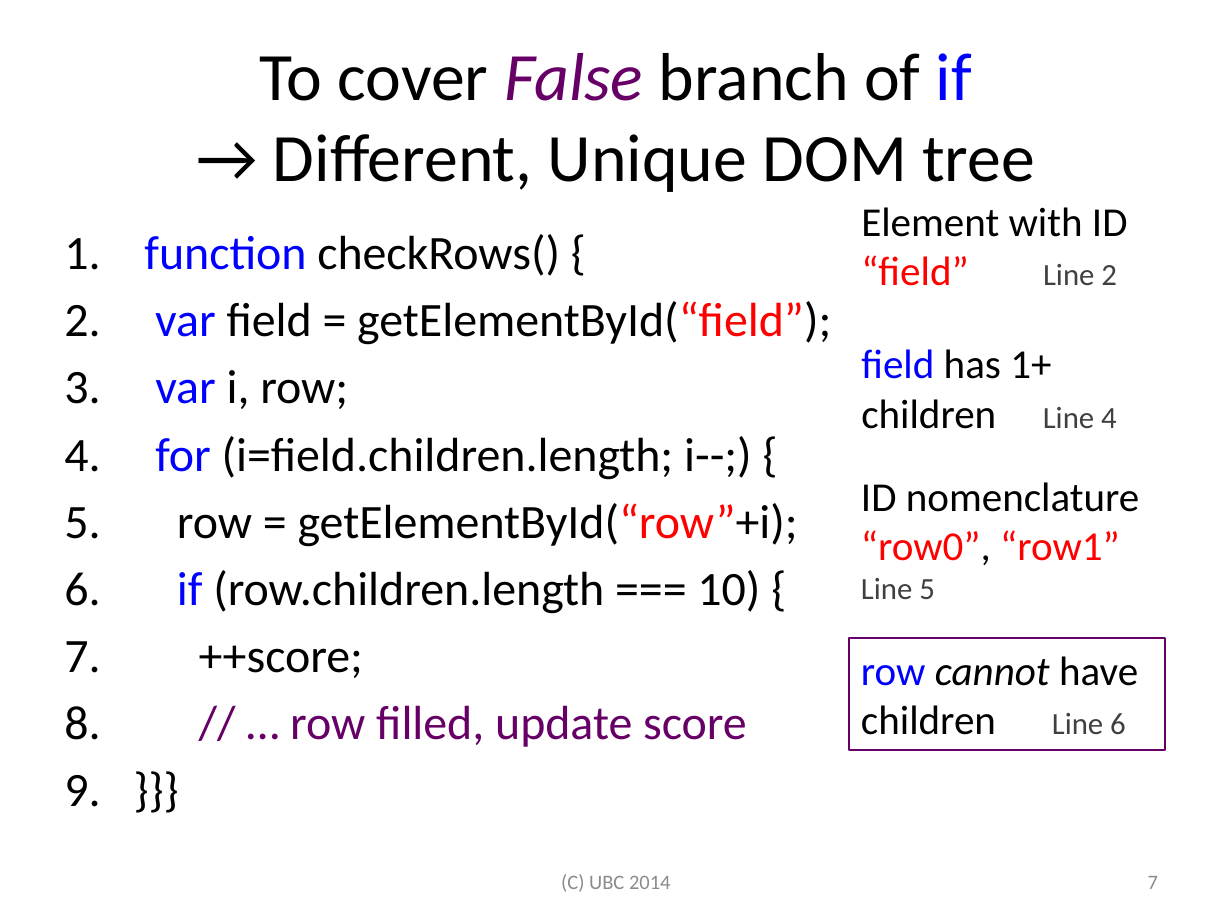
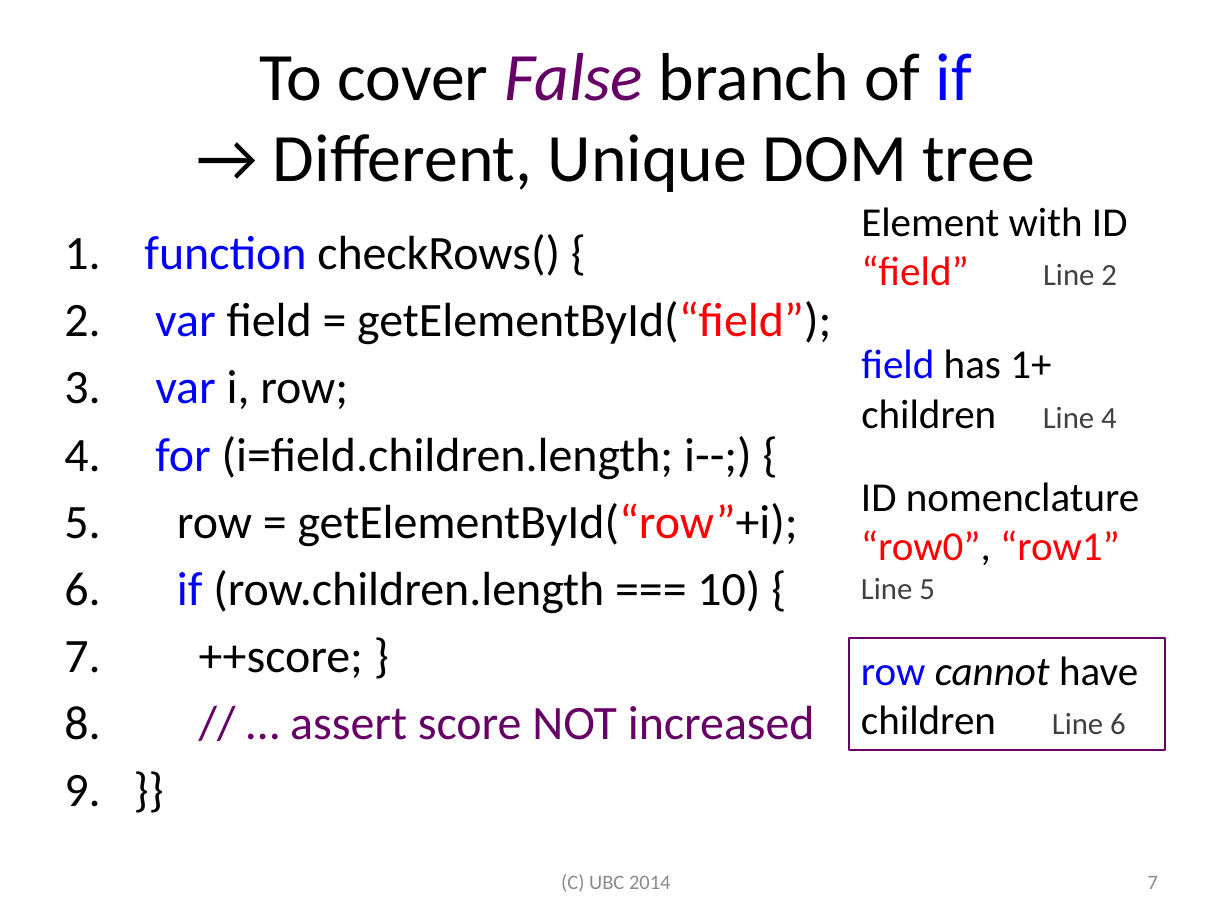
Before and after one commit to jamestklo/ConcolicJS, a slide deck: slide 8 of docs/csRPE-tkloReport.pptx. Drawn at 1232x924 pixels with LibreOffice and Linux fonts; fonts in the diff are those of the drawing. Boxes give left, top, right and bottom in pixels: in the first picture for what was removed or moved away, otherwise in the second. Text is boxed around its words. In the diff, an @@ line names an element or a change of style, - is before the commit and + after.

```diff
--- a/docs/csRPE-tkloReport.pptx
+++ b/docs/csRPE-tkloReport.pptx
@@ text at (199, 645, 815, 740): text changed @@
-7. ++score;
-8. // … row filled, update score
-9. }}}
+7. ++score; }
+8. // … assert score NOT increased
+9. }}
```
Also in this commit, not shown: 30 other slides changed, 4 slides added, 1 slide removed, 7 other files.
